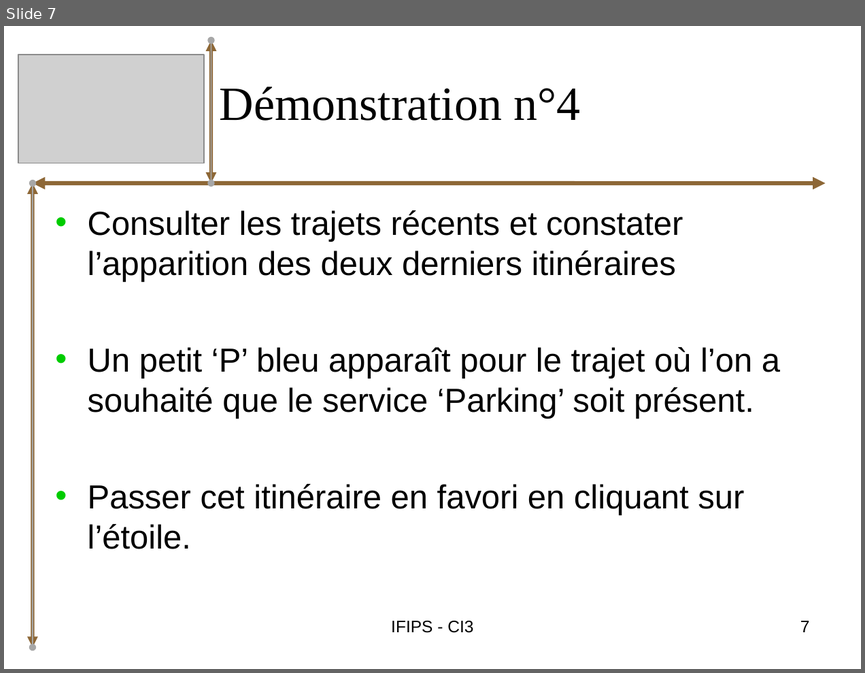
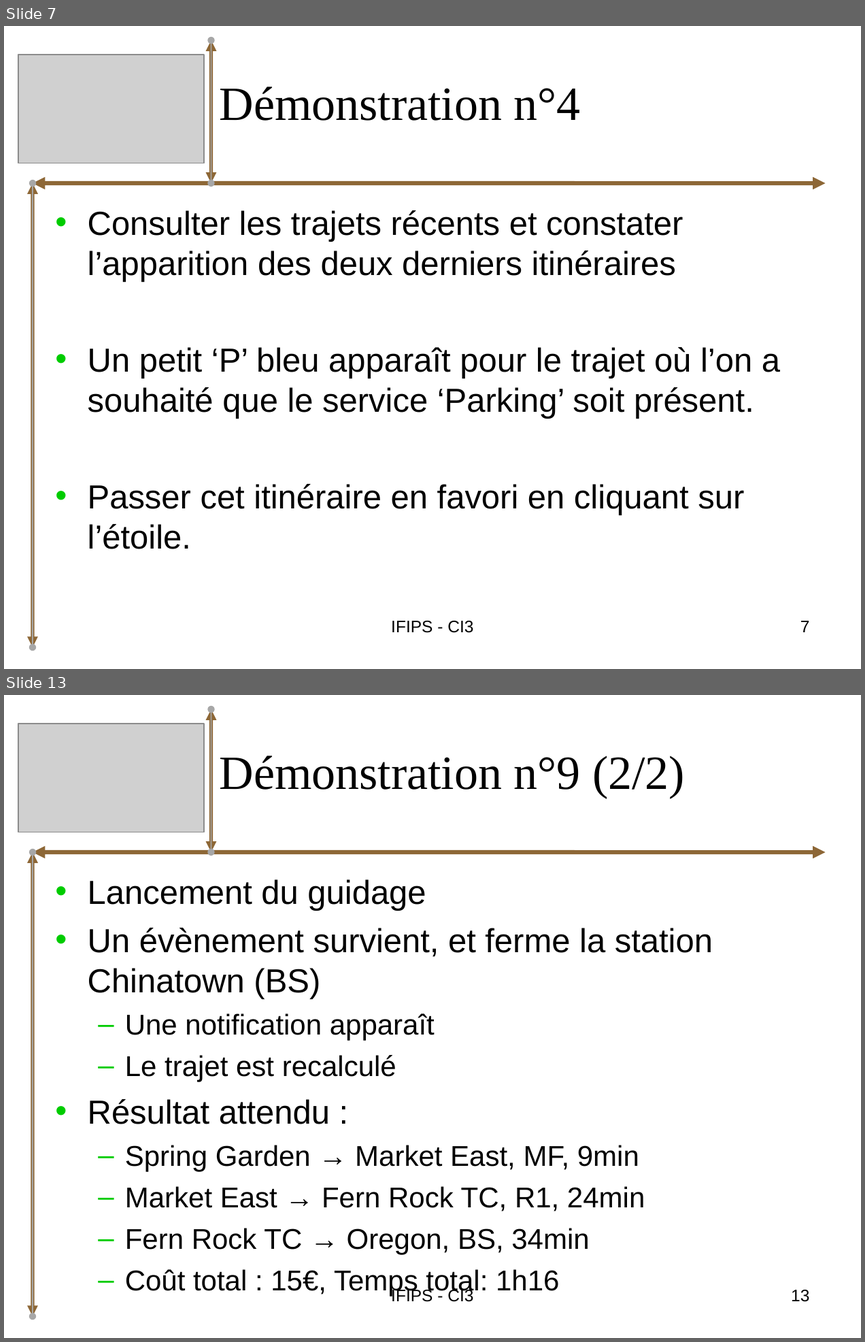
Before and after one commit to bryan-brancotte/projetgl-2008, a slide deck: doc/Soutenance/iGo_Soutenance_Pierrick.ppt. Shown one above the other, each under a label of ours: slide 7 before the commit, slides 7 and 13 after it; the slides between them are not shown. The pictures are 865x673 and 865x1342 pixels, drawn with LibreOffice and Linux fonts; fonts in the diff are those of the drawing; grey boxes stand for pictures. Boxes give left, top, right and bottom in pixels: in the first picture for what was removed or moved away, otherwise in the second. Text is boxed around its words. In the diff, an @@ line names an element or a change of style, - is before the commit and + after.

```diff
--- a/doc/Soutenance/iGo_Soutenance_Pierrick.ppt
+++ b/doc/Soutenance/iGo_Soutenance_Pierrick.ppt
@@ slide 13 added at (x1=4, y1=695, x2=861, y2=1338), background #FFFFFF @@
@@ double arrow added from (211, 852) to (211, 709), #8D6736 3 pt @@
@@ double arrow added from (211, 852) to (211, 709), #A7A7A7 0.99 pt @@
@@ picture added at (x1=18, y1=724, x2=205, y2=831) @@
@@ title added at (x1=220, y1=756, x2=685, y2=798), 40 pt, text #000000 @@
+Démonstration n°9 (2/2)
@@ double arrow added from (33, 852) to (825, 852), #8D6736 3.49 pt @@
@@ double arrow added from (33, 1317) to (33, 852), #8D6736 3 pt @@
@@ double arrow added from (33, 1317) to (33, 852), #A7A7A7 0.99 pt @@
@@ text added at (x1=88, y1=879, x2=713, y2=1295), 24 pt, text #000000 @@
+• Lancement du guidage
+• Un évènement survient, et ferme la station Chinatown (BS)
+  – Une notification apparaît
+  – Le trajet est recalculé
+• Résultat attendu :
+  – Spring Garden → Market East, MF, 9min
+  – Market East → Fern Rock TC, R1, 24min
+  – Fern Rock TC → Oregon, BS, 34min
+  – Coût total : 15€, Temps total: 1h16
@@ text added at (x1=391, y1=1287, x2=473, y2=1302), 14 pt, text #000000 @@
+IFIPS - CI3
@@ page number added at (x1=791, y1=1289, x2=809, y2=1302), 14 pt, text #000000 @@
+13
```
Also in this commit, not shown: 5 slides changed, 4 other slides added, 2 other files.
